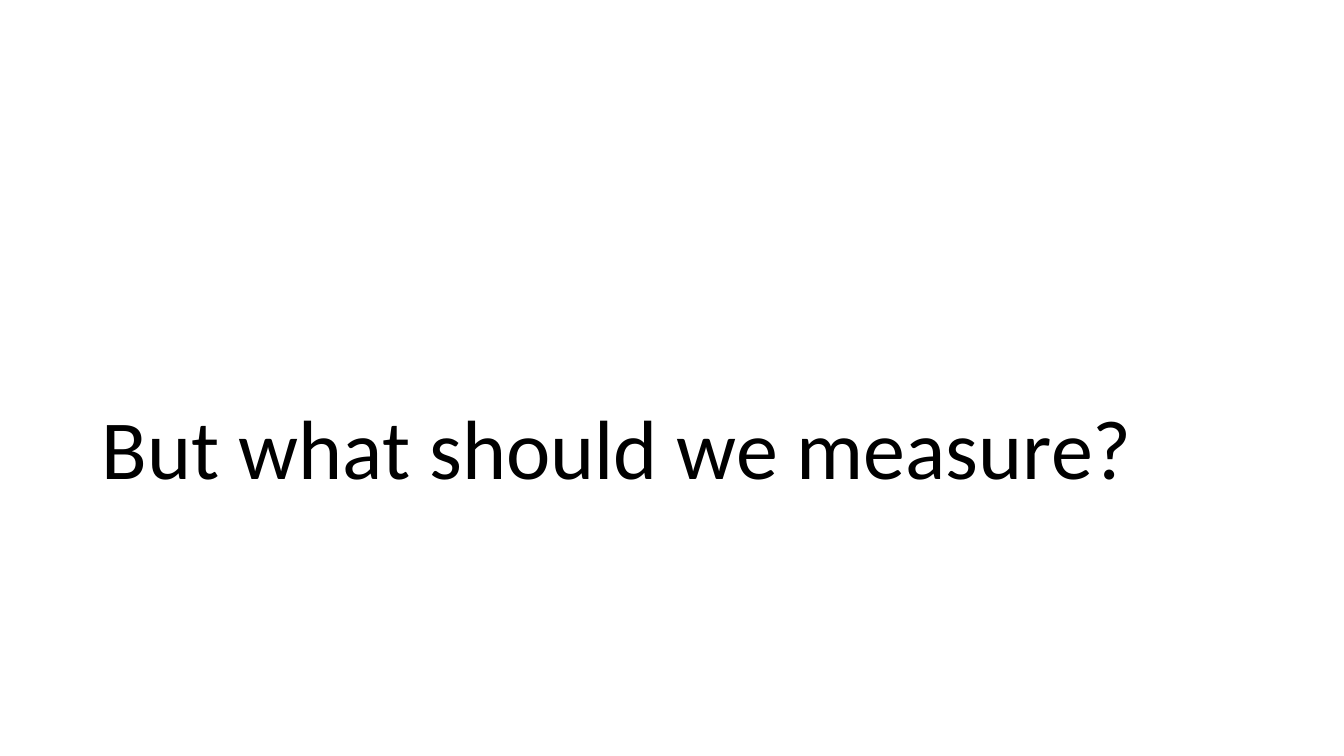
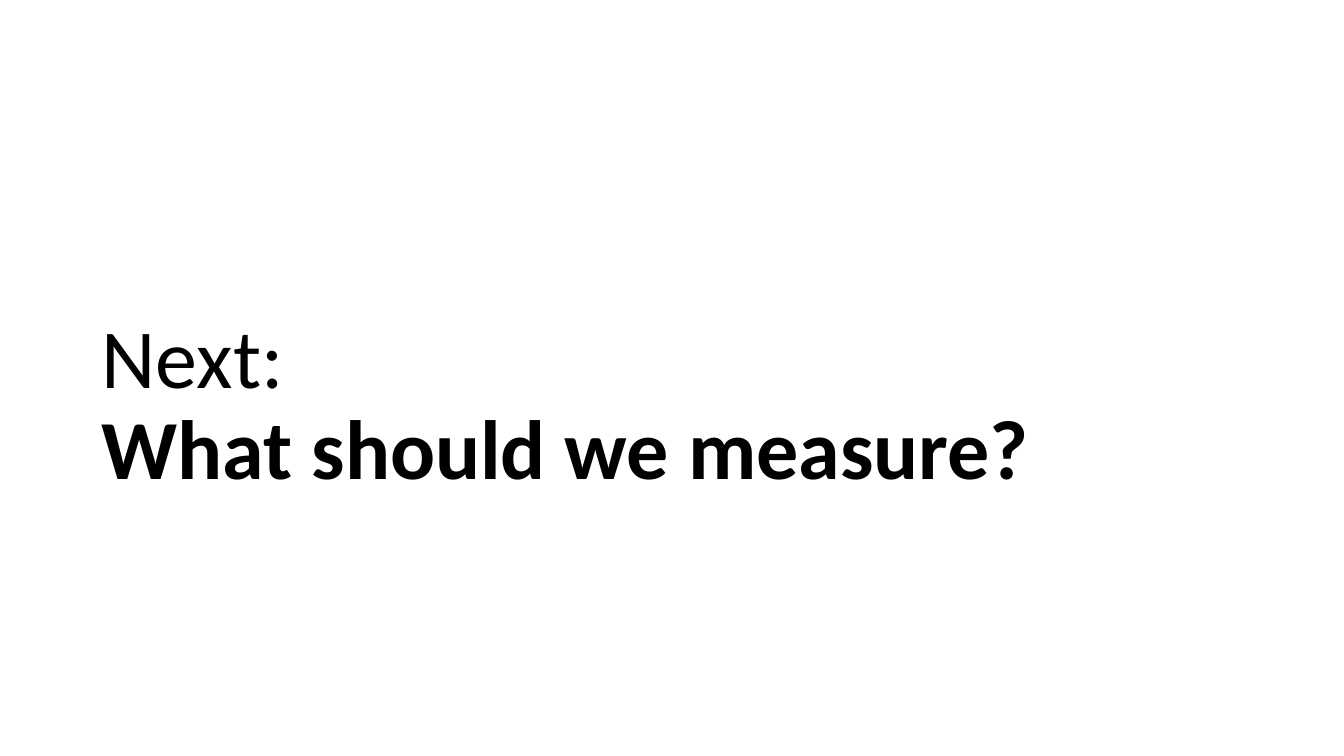
Before and after one commit to patng323/learn, a slide deck: slide 14 of FieldExperiments/AB Testing.pptx. Drawn at 1344x756 pixels with LibreOffice and Linux fonts; fonts in the diff are those of the drawing. Boxes give left, top, right and bottom in pixels: in the first picture for what was removed or moved away, otherwise in the second. Text is boxed around its words. In the diff, an @@ line names an element or a change of style, - is before the commit and + after.

```diff
--- a/FieldExperiments/AB Testing.pptx
+++ b/FieldExperiments/AB Testing.pptx
@@ title at (x1=102, y1=334, x2=1028, y2=480): text changed; bold on @@
-But what should we measure?
+Next:
+What should we measure?
```
Also in this commit, not shown: 10 other slides changed, 12 slides added, 4 slides removed.
